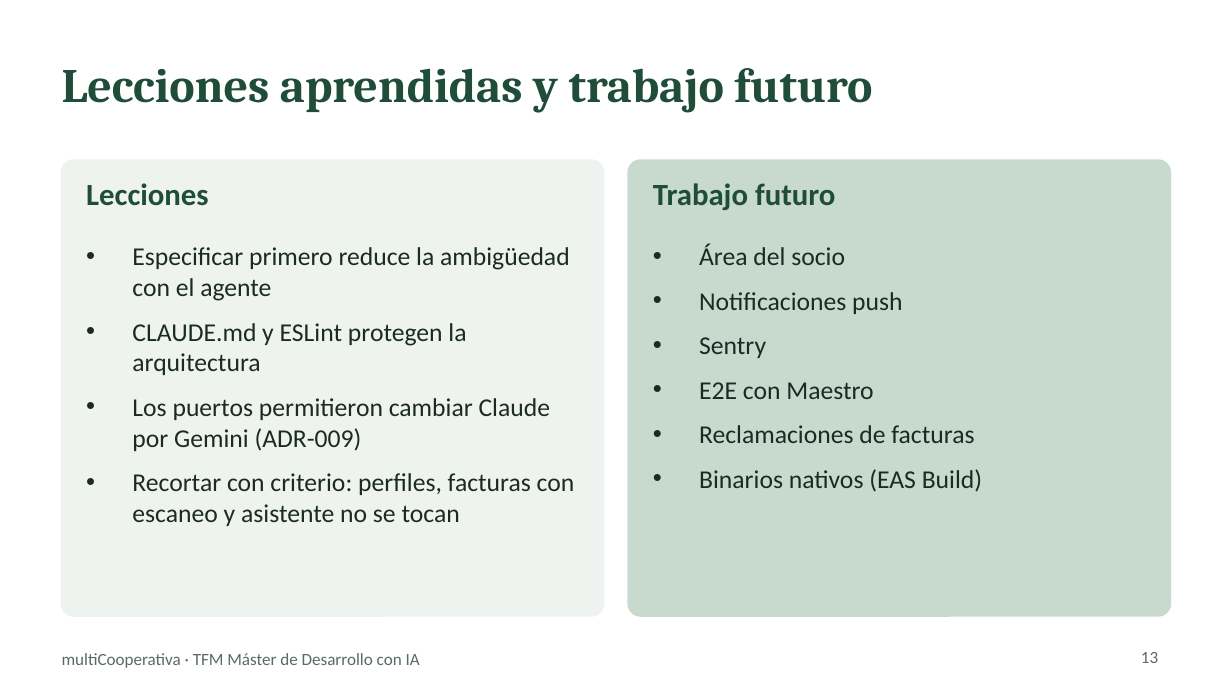
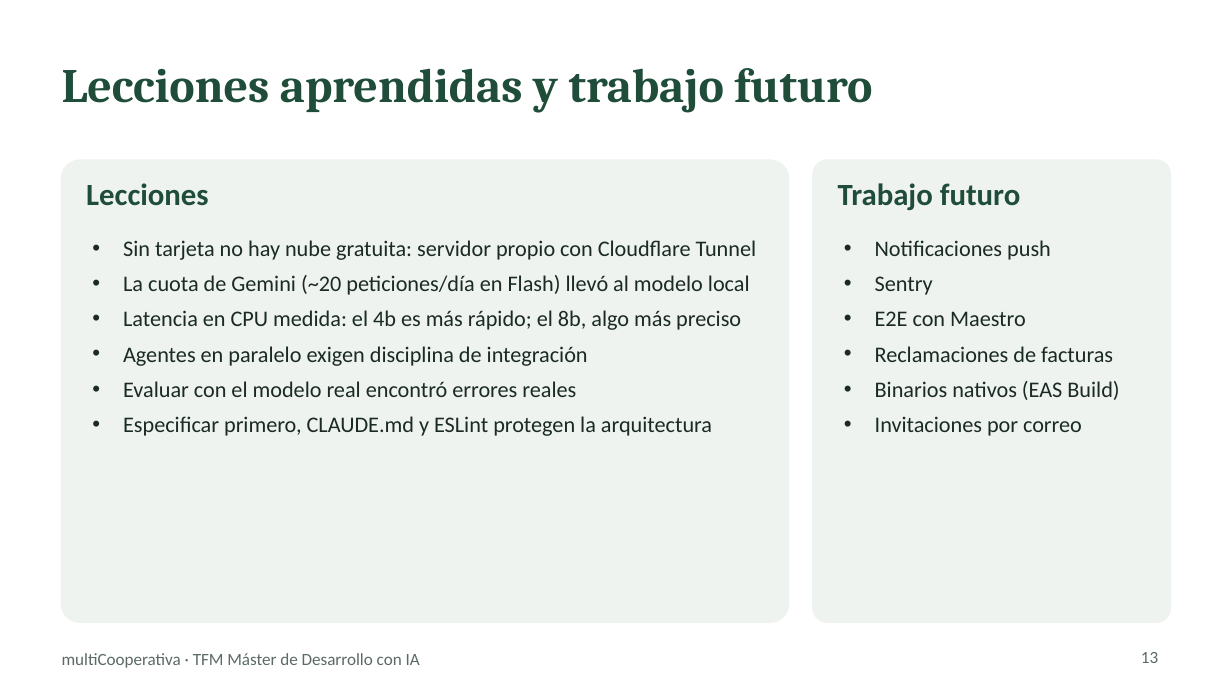
Before and after one commit to chaparro2001/multiCooperativa, a slide deck: slide 13 of docs/slides/multicooperativa-tfm.pptx. Drawn at 1232x693 pixels with LibreOffice and Linux fonts; fonts in the diff are those of the drawing. Boxes give left, top, right and bottom in pixels: in the first picture for what was removed or moved away, otherwise in the second. Text is boxed around its words. In the diff, an @@ line names an element or a change of style, - is before the commit and + after.

```diff
--- a/docs/slides/multicooperativa-tfm.pptx
+++ b/docs/slides/multicooperativa-tfm.pptx
@@ rounded rectangle: place and size @@
-rounded rectangle at [62, 160, 604, 616]
+rounded rectangle at [62, 160, 788, 622]
@@ rounded rectangle at [62, 160, 788, 622]: proportions changed @@
@@ rounded rectangle: place and size @@
-rounded rectangle at [628, 160, 1170, 616]
+rounded rectangle at [813, 160, 1170, 622]
@@ rounded rectangle at [813, 160, 1170, 622]: fill #C8D9CE to #EEF3EF; outline #C8D9CE 1 pt to #EEF3EF 1 pt; proportions changed @@
@@ text "Trabajo futuro": place and size @@
-text "Trabajo futuro" at [653, 183, 835, 210]
+text "Trabajo futuro" at [838, 183, 1020, 210]
@@ text "Notificaciones push": place and size @@
-text "Notificaciones push" at [699, 244, 982, 492]
+text "Notificaciones push" at [875, 240, 1119, 436]
@@ text added at [123, 240, 757, 436], 13 pt, text #1B2B24 @@
+• Sin tarjeta no hay nube gratuita: servidor propio con Cloudflare Tunnel
+• La cuota de Gemini (~20 peticiones/día en Flash) llevó al modelo local
+• Latencia en CPU medida: el 4b es más rápido; el 8b, algo más preciso
+• Agentes en paralelo exigen disciplina de integración
+• Evaluar con el modelo real encontró errores reales
+• Especificar primero, CLAUDE.md y ESLint protegen la arquitectura
@@ text removed at [132, 247, 575, 526] @@
-• Especificar primero reduce la ambigüedad con el agente
-• CLAUDE.md y ESLint protegen la arquitectura
-• Los puertos permitieron cambiar Claude por Gemini (ADR-009)
-• Recortar con criterio: perfiles, facturas con escaneo y asistente no se tocan
@@ text at [699, 244, 845, 265]: paragraph removed @@
-• Área del socio
@@ text at [875, 240, 1119, 400]: size 15 to 13 pt in "Notificaciones push", "Sentry", "E2E con Maestro", "Reclamaciones de facturas" and 1 more places; indent changed; less space between paragraphs @@
@@ text at [875, 416, 1082, 436]: paragraph added @@
+• Invitaciones por correo
```
Also in this commit, not shown: 11 other slides changed, 4 other files.
